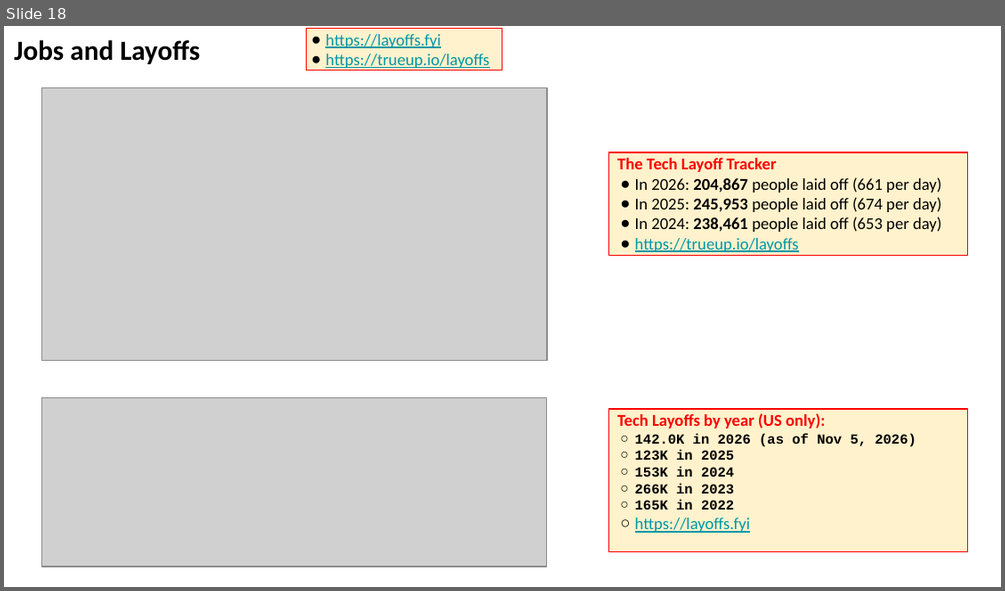
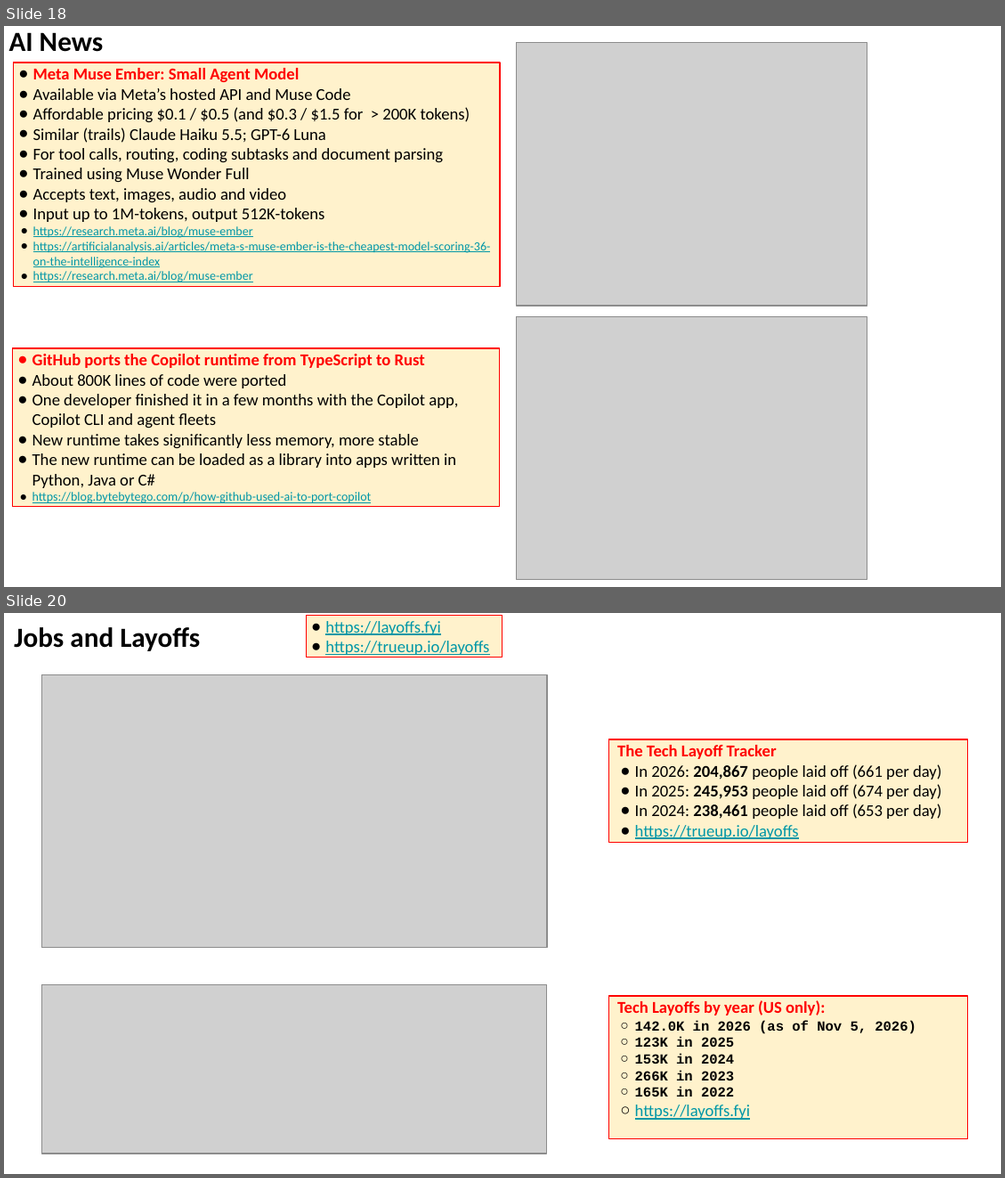
Before and after one commit to lselector/seminar, a slide deck: 2026/2026-11-13-AI-News.pptx. Shown one above the other, each under a label of ours: slide 18 before the commit, slides 18 and 20 after it; the slides between them are not shown. The pictures are 1005x591 and 1005x1178 pixels, drawn with LibreOffice and Linux fonts; fonts in the diff are those of the drawing; grey boxes stand for pictures. Boxes give left, top, right and bottom in pixels: in the first picture for what was removed or moved away, otherwise in the second. Text is boxed around its words. In the diff, an @@ line names an element or a change of style, - is before the commit and + after.

```diff
--- a/2026/2026-11-13-AI-News.pptx
+++ b/2026/2026-11-13-AI-News.pptx
@@ slide 18 added at [4, 26, 1001, 587], background #FFFFFF @@
@@ text added at [9, 32, 104, 52], 20 pt, text #000000, bold @@
+AI News
@@ picture added at [517, 43, 867, 306] @@
@@ rectangle added at [13, 62, 500, 286], fill #FFF2CC, outline #FF0000 0.75 pt, 12 pt, text #000000 @@
+● Meta Muse Ember: Small Agent Model
+● Available via Meta’s hosted API and Muse Code
+● Affordable pricing $0.1 / $0.5 (and $0.3 / $1.5 for > 200K tokens)
+● Similar (trails) Claude Haiku 5.5; GPT-6 Luna
+● For tool calls, routing, coding subtasks and document parsing
+● Trained using Muse Wonder Full
+● Accepts text, images, audio and video
+● Input up to 1M-tokens, output 512K-tokens
+● https://research.meta.ai/blog/muse-ember
+● https://artificialanalysis.ai/articles/meta-s-muse-ember-is-the-cheapest-model-scoring-36-on-the-intelligence-index
+● https://research.meta.ai/blog/muse-ember
@@ picture added at [517, 316, 867, 580] @@
@@ rectangle added at [13, 348, 500, 507], fill #FFF2CC, outline #FF0000 0.75 pt, 12 pt, text #000000 @@
+● GitHub ports the Copilot runtime from TypeScript to Rust
+● About 800K lines of code were ported
+● One developer finished it in a few months with the Copilot app, Copilot CLI and agent fleets
+● New runtime takes significantly less memory, more stable
+● The new runtime can be loaded as a library into apps written in Python, Java or C#
+● https://blog.bytebytego.com/p/how-github-used-ai-to-port-copilot
@@ what was slide 18 is now slide 20 @@
```
Also in this commit, not shown: 2 slides changed, 1 other slide added, 6 slides removed.
